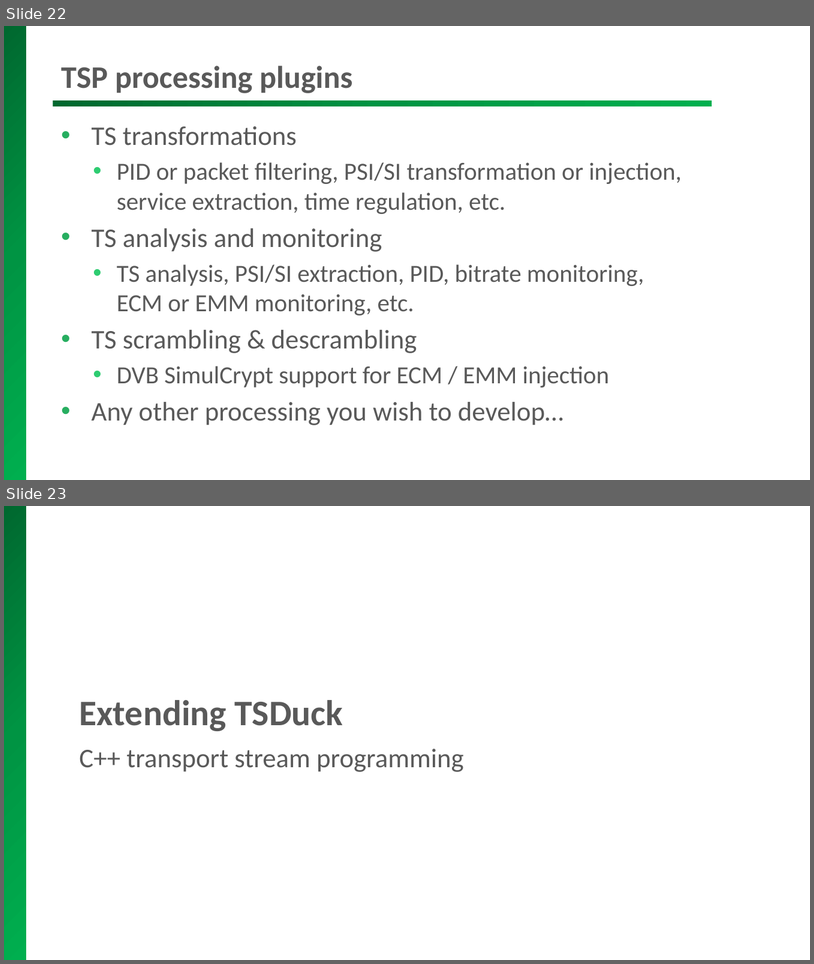
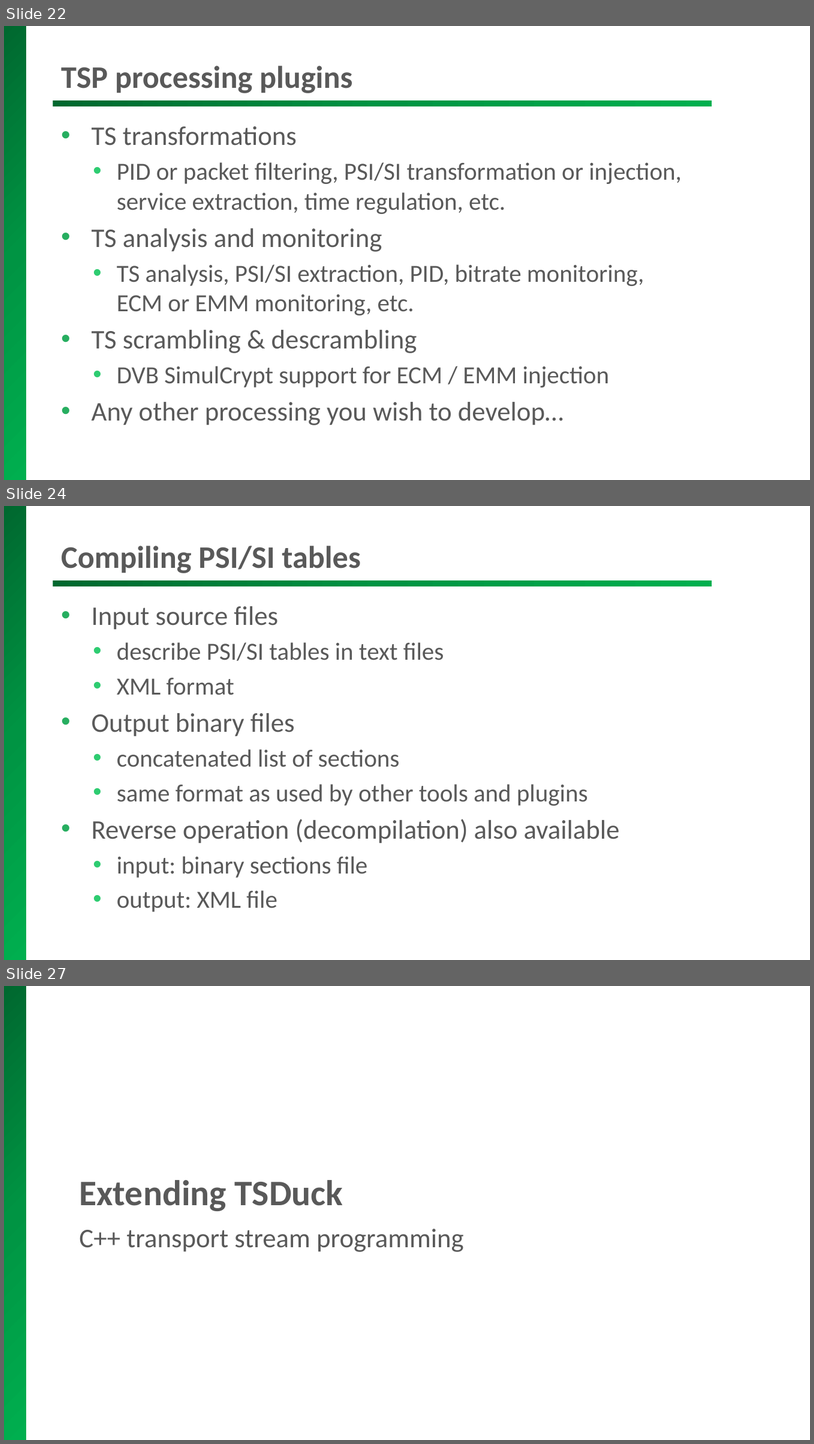
Before and after one commit to tsduck/tsduck, a slide deck: doc/tsduck-presentation.pptx. Shown one above the other, each under a label of ours: slides 22 and 23 before the commit, slides 22, 24 and 27 after it; the slides between them are not shown. The pictures are 814x964 and 814x1444 pixels, drawn with LibreOffice and Linux fonts; fonts in the diff are those of the drawing; background and template pictures are left out. Boxes give left, top, right and bottom in pixels: in the first picture for what was removed or moved away, otherwise in the second. Text is boxed around its words. In the diff, an @@ line names an element or a change of style, - is before the commit and + after.

Commit message:
Completed XML table compiler

```diff
--- a/doc/tsduck-presentation.pptx
+++ b/doc/tsduck-presentation.pptx
@@ slide 24 added at <box>4,506,810,960</box>, background #FFFFFF; not listed: 2 template elements that a slide beside it also shows @@
@@ title added at <box>61,546,360,573</box>, 28 pt, text #595959, bold @@
+Compiling PSI/SI tables
@@ text added at <box>92,606,620,912</box>, 22 pt, text #595959 @@
+• Input source files
+  • describe PSI/SI tables in text files
+  • XML format
+• Output binary files
+  • concatenated list of sections
+  • same format as used by other tools and plugins
+• Reverse operation (decompilation) also available
+  • input: binary sections file
+  • output: XML file
@@ what was slide 23 is now slide 27 @@
```
Also in this commit, not shown: 3 slides changed, 3 other slides added, 13 other files.
